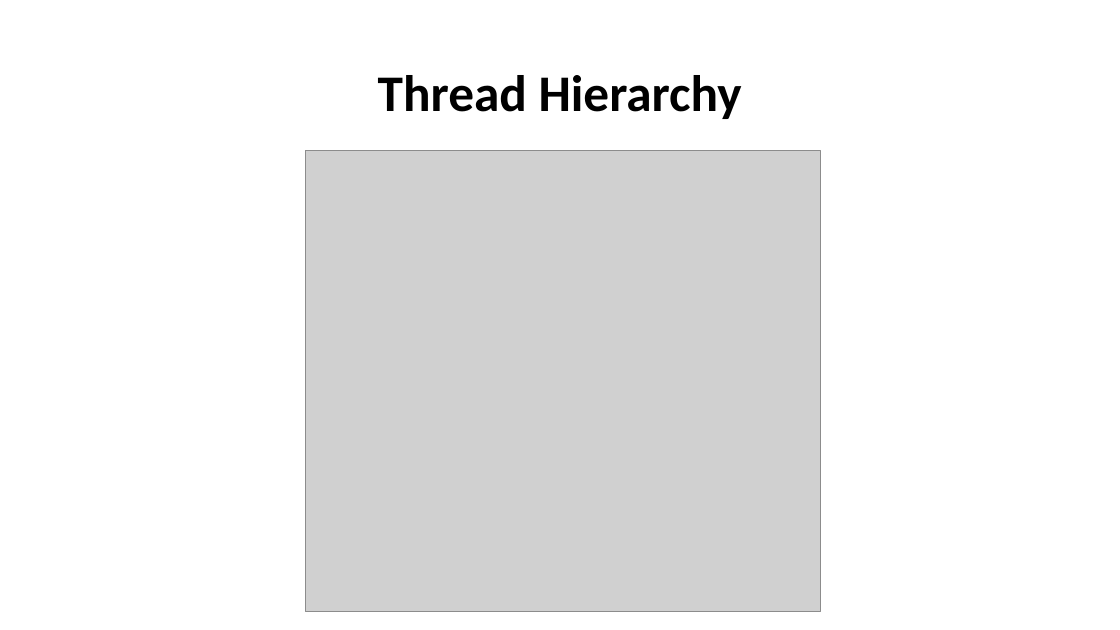
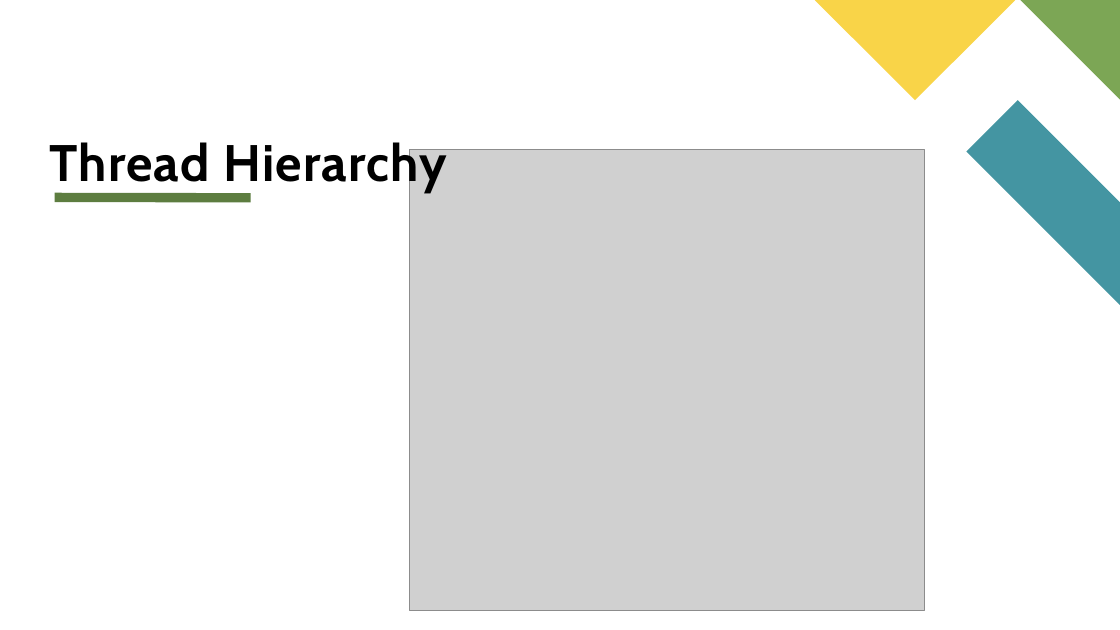
Before and after one commit to look4pritam/GPU-Computation, a slide deck: slide 18 of Presentations/GPU.pptx (slide 11 before the commit). Drawn at 1120x630 pixels with LibreOffice and Linux fonts; fonts in the diff are those of the drawing; grey boxes stand for pictures. Boxes give left, top, right and bottom in pixels: in the first picture for what was removed or moved away, otherwise in the second. Text is boxed around its words. In the diff, an @@ line names an element or a change of style, - is before the commit and + after.

```diff
--- a/Presentations/GPU.pptx
+++ b/Presentations/GPU.pptx
@@ freeform shape added at (815,0,1016,100), fill #F9D448 @@
@@ freeform shape added at (1021,0,1120,100), fill #7CA655 @@
@@ title "Thread Hierarchy": place and size @@
-title "Thread Hierarchy" at (378,75,742,119)
+title "Thread Hierarchy" at (49,142,447,192)
@@ title "Thread Hierarchy" at (49,142,447,192): font Calibri to Cabin, letter spacing 0 to 1 pt; line spacing 0.9 to 0.8; vertical alignment middle to bottom @@
@@ freeform shape added at (966,100,1120,305), fill #4495A2 @@
@@ picture: place and size @@
-picture at (305,151,821,613)
+picture at (409,150,925,611)
@@ line added from (55, 197) to (250, 197), #5D7D40 8 pt @@
```
Also in this commit, not shown: 9 other slides changed, 10 slides added, 3 slides removed.
